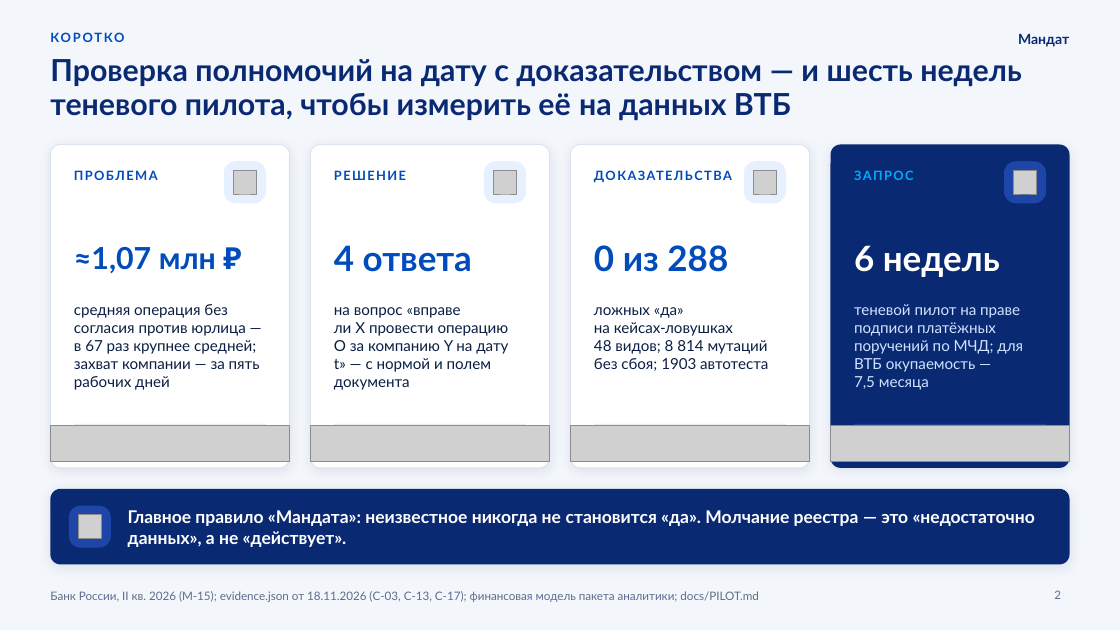
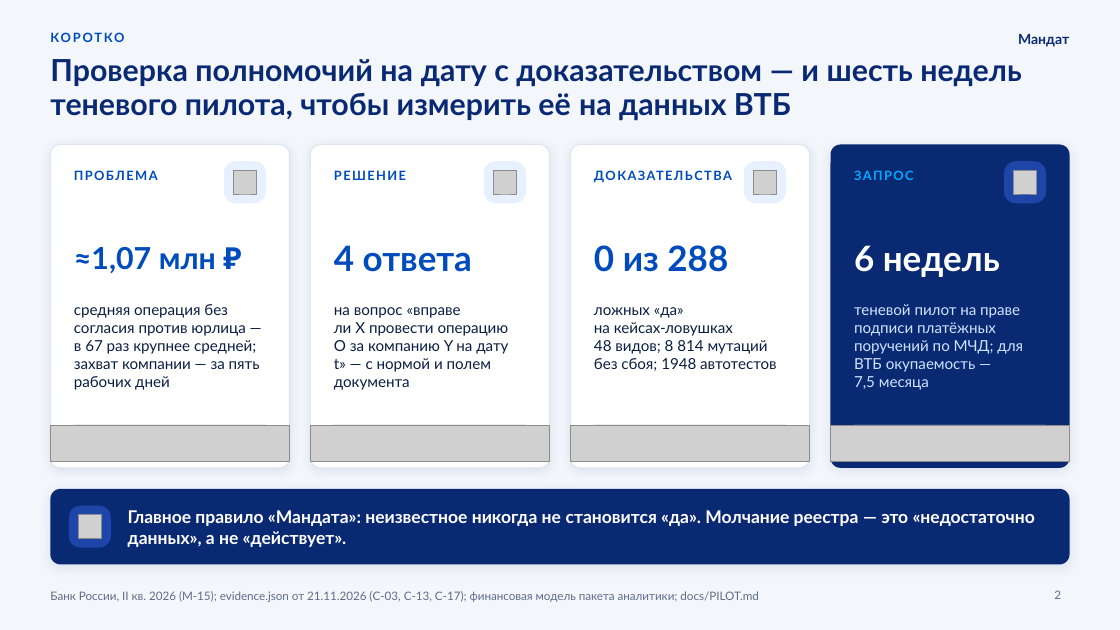
Before and after one commit to KonkovDV/Mandat, a slide deck: slide 2 of submission/slides/Mandat_VTB.pptx. Drawn at 1120x630 pixels with LibreOffice and Linux fonts; fonts in the diff are those of the drawing; grey boxes stand for pictures; background and template pictures are left out. Boxes give left, top, right and bottom in pixels: in the first picture for what was removed or moved away, otherwise in the second. Text is boxed around its words. In the diff, an @@ line names an element or a change of style, - is before the commit and + after.

```diff
--- a/submission/slides/Mandat_VTB.pptx
+++ b/submission/slides/Mandat_VTB.pptx
@@ text at (594, 307, 777, 371): text changed @@
-ложных «да» на кейсах‑ловушках 48 видов; 8 814 мутаций без сбоя; 1903 автотеста
+ложных «да» на кейсах‑ловушках 48 видов; 8 814 мутаций без сбоя; 1948 автотестов
@@ text at (50, 591, 759, 602): text changed @@
-Банк России, II кв. 2026 (M‑15); evidence.json от 18.11.2026 (C‑03, C‑13, C‑17); финансовая модель пакета аналитики; docs/PILOT.md
+Банк России, II кв. 2026 (M‑15); evidence.json от 21.11.2026 (C‑03, C‑13, C‑17); финансовая модель пакета аналитики; docs/PILOT.md
```
Also in this commit, not shown: 11 other slides changed, 9 other files.
